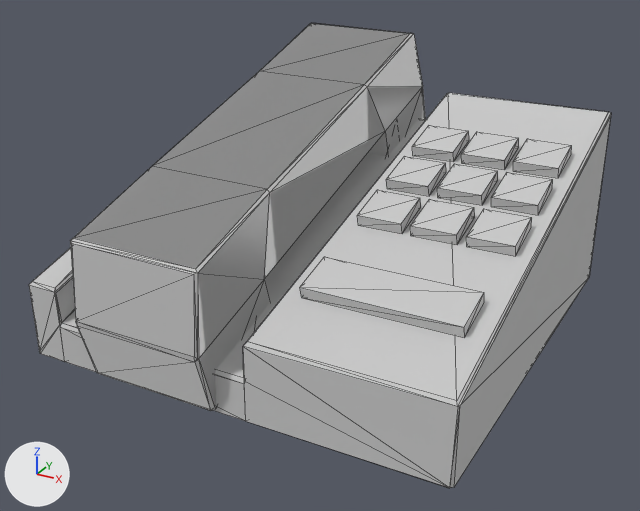
The FBX model Assets/Textures/Telefons/tancat/telefon_fix2_UV.FBX, before and after one commit.
Before and after are seen from a 50 mm lens placed at (0.175, -0.335, 0.152), pointed at (0.0, -0.015, -0.007). Arrows for +X, +Y and +Z are at lower left; the lights stay in place. Mesh edges are drawn as thin lines. Where no turn or scale is listed for an object, it has been applied to the vertices. Vertices at the same position are counted once.
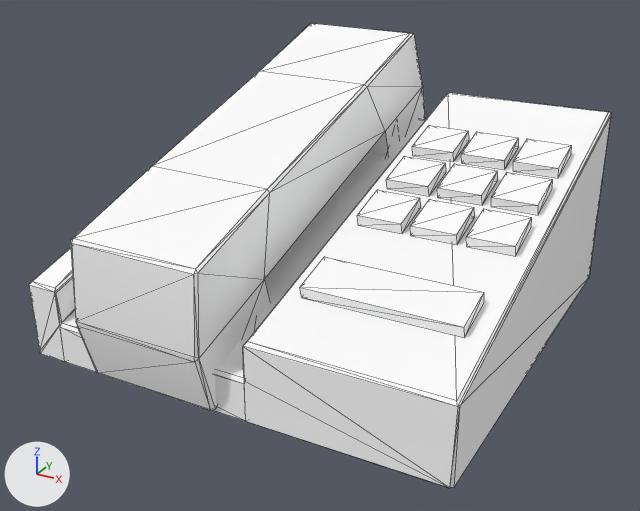
Where the change shows, as pixel boxes [x1, y1, x2, y2] in the pictures (640 x 511 px; the box of a moved part takes in the faces that stretch with it):
'Box004', recoloured, reshaped (grey to white): [29, 23, 611, 488] in both
part 1 of me_mesh, moved or reshaped: [71, 238, 199, 362] in both

Edits to the bpy script that builds the scene:
```text
Change mat_telefon_fix2_noid:
    mat_telefon_fix2_noid.base_color: (0.588, 0.588, 0.588) -> (1.0, 1.0, 1.0)  # light grey #cacaca -> white #ffffff
Change me_mesh:
    used by ob_box004; location = (-0.0569, 0.0, 0.0)
    remove me_mesh.from_pydata(...)  # 198 vertices, 326 faces; spans x -0.036..0.154, y -0.11..0.108, z -0.041..0.077
    add me_mesh.from_pydata(...)  # 194 vertices, 318 faces; spans x -0.036..0.154, y -0.11..0.108, z -0.041..0.077
    me_mesh part 1
    2 vertices are removed from x -0.001..0.057, y -0.109, z -0.013..-0.012
    17 faces are deleted
    13 new faces join them
```
